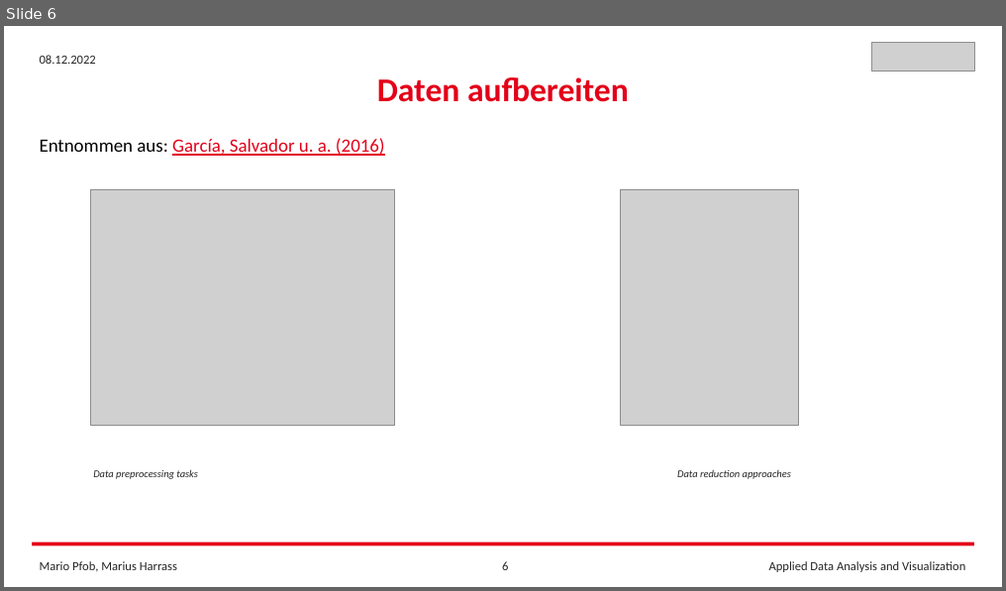
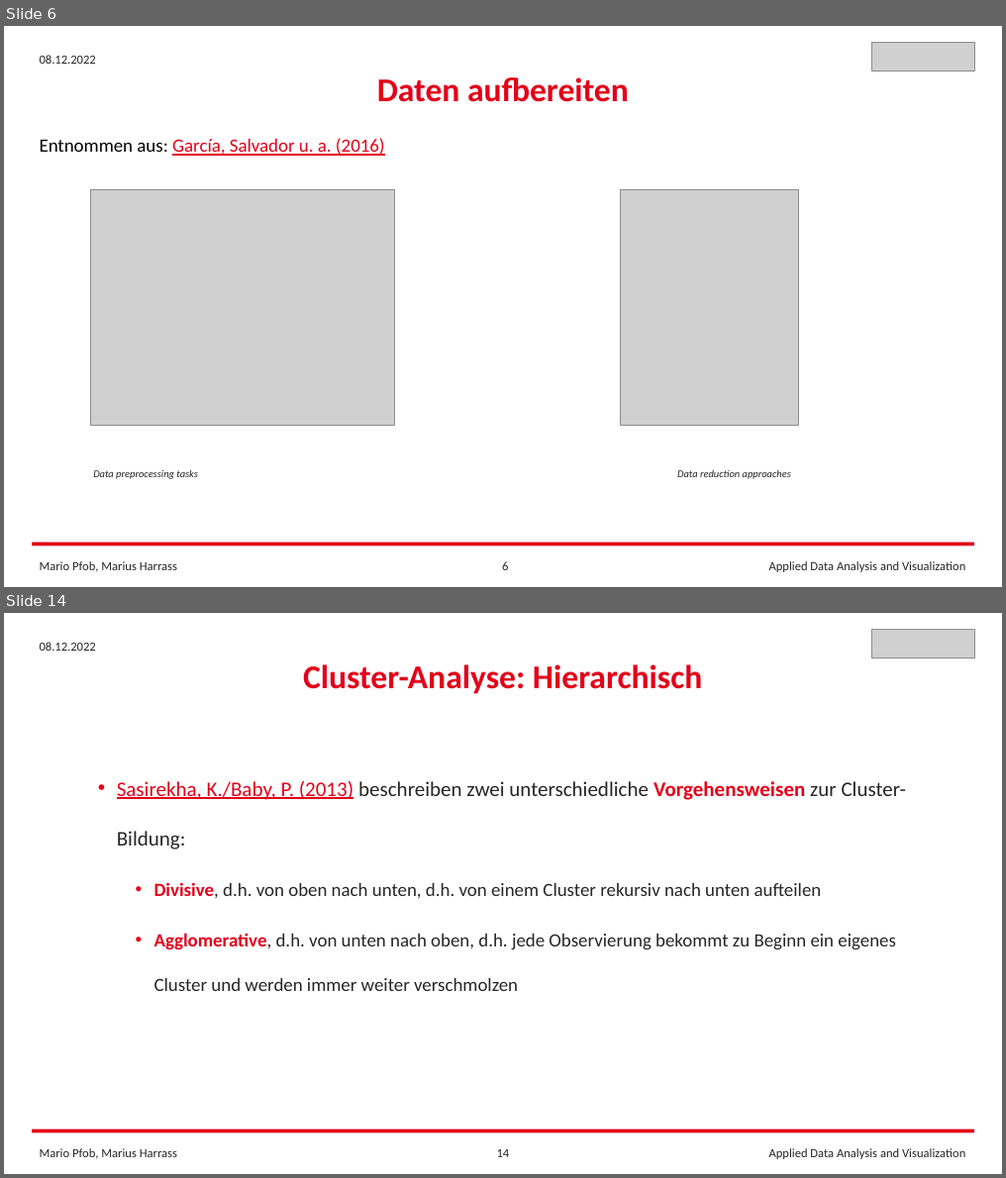
Before and after one commit to FrankCastlepancakes/ClusteringScikitLearn, a slide deck: Clustering_Scikit_Learn.pptx. Shown one above the other, each under a label of ours: slide 6 before the commit, slides 6 and 14 after it; the slides between them are not shown. The pictures are 1006x591 and 1006x1178 pixels, drawn with LibreOffice and Linux fonts; fonts in the diff are those of the drawing; grey boxes stand for pictures. Boxes give left, top, right and bottom in pixels: in the first picture for what was removed or moved away, otherwise in the second. Text is boxed around its words. In the diff, an @@ line names an element or a change of style, - is before the commit and + after.

```diff
--- a/Clustering_Scikit_Learn.pptx
+++ b/Clustering_Scikit_Learn.pptx
@@ slide 14 added at <box>4,613,1002,1174</box>, background #FFFFFF @@
@@ text added at <box>40,642,96,651</box>, 12 pt, text #262626 @@
+08.12.2022
@@ picture added at <box>872,630,975,658</box> @@
@@ text added at <box>303,664,702,694</box>, 32 pt, text #E30019, bold @@
+Cluster-Analyse: Hierarchisch
@@ text added at <box>117,781,906,991</box>, 18 pt, text #262626 @@
+• Sasirekha, K./Baby, P. (2013) beschreiben zwei unterschiedliche Vorgehensweisen zur Cluster-Bildung:
+  • Divisive, d.h. von oben nach unten, d.h. von einem Cluster rekursiv nach unten aufteilen
+  • Agglomerative, d.h. von unten nach oben, d.h. jede Observierung bekommt zu Beginn ein eigenes Cluster und werden immer weiter verschmolzen
@@ rectangle added at <box>32,1130,974,1134</box>, fill #E30019 @@
@@ text added at <box>40,1149,177,1159</box>, 12 pt, text #262626 @@
+Mario Pfob, Marius Harrass
@@ page number added at <box>497,1150,510,1157</box>, 12 pt, text #262626 @@
+14
@@ text added at <box>769,1149,965,1159</box>, 12 pt, text #262626 @@
+Applied Data Analysis and Visualization
```
Also in this commit, not shown: 7 slides changed, 8 other slides added, 2 other files.
